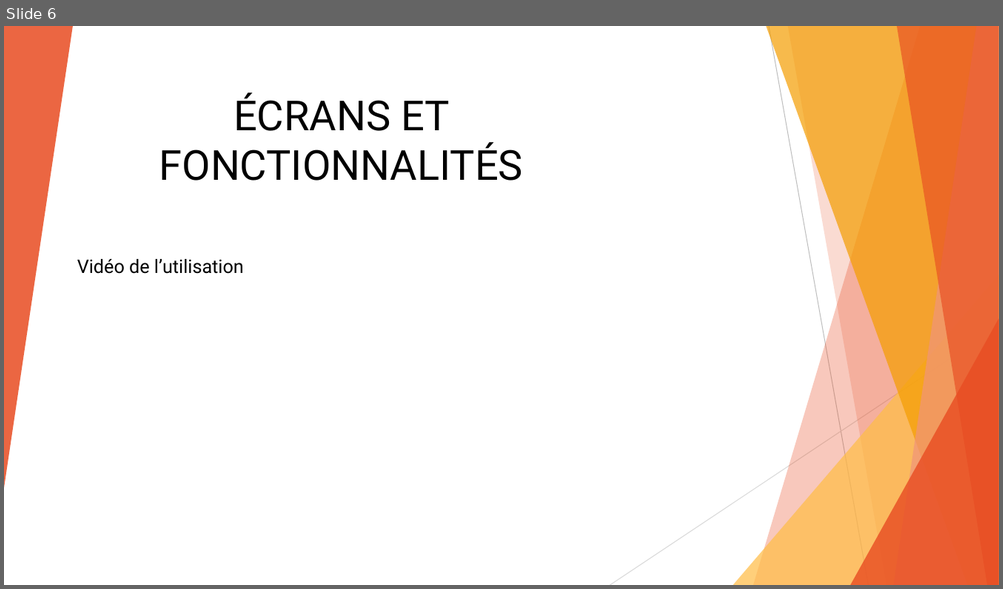
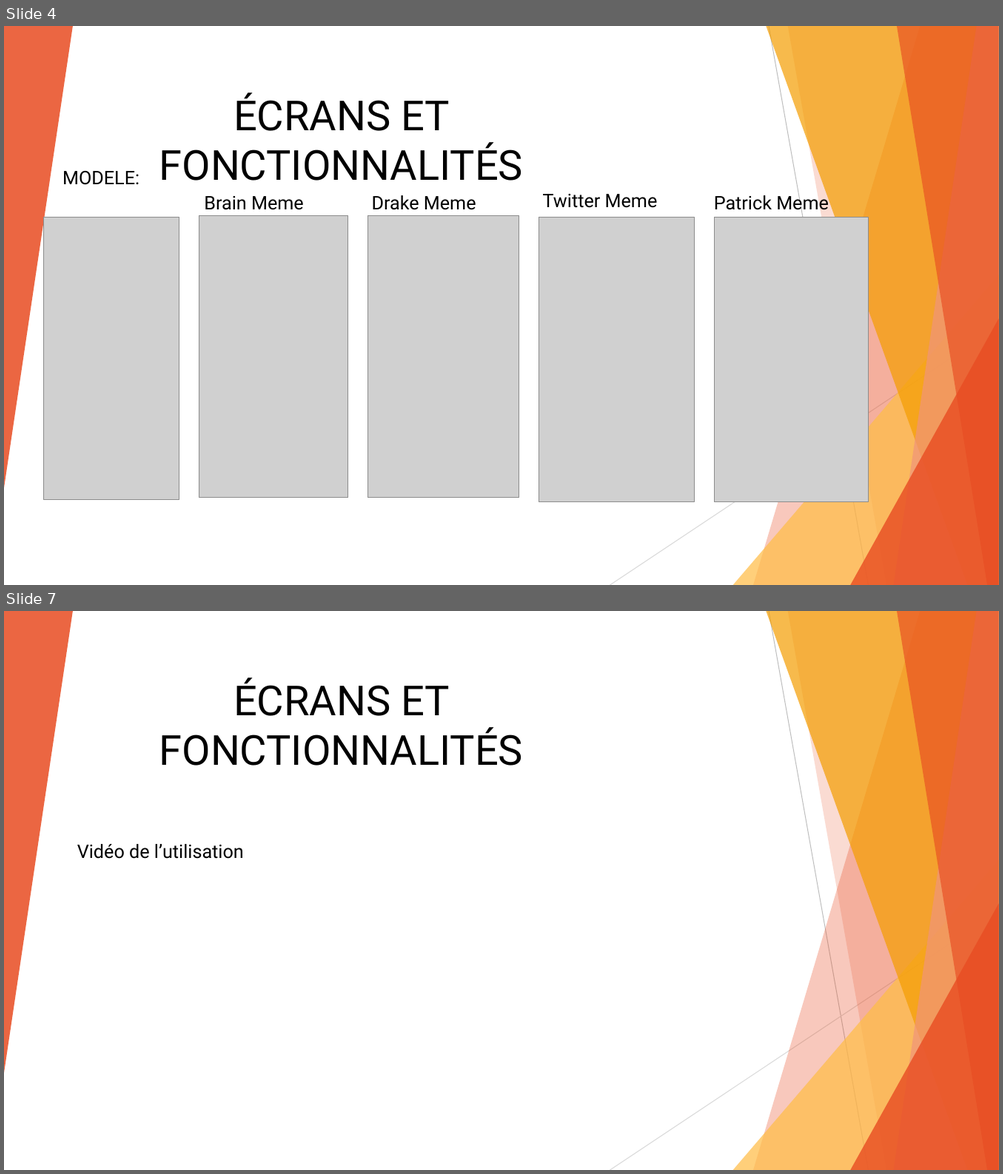
Before and after one commit to prooli22/MemesPasGame, a slide deck: Présentation PP.pptx. Shown one above the other, each under a label of ours: slide 6 before the commit, slides 4 and 7 after it; the slides between them are not shown. The pictures are 1003x589 and 1003x1174 pixels, drawn with LibreOffice and Linux fonts; fonts in the diff are those of the drawing; grey boxes stand for pictures. Boxes give left, top, right and bottom in pixels: in the first picture for what was removed or moved away, otherwise in the second. Text is boxed around its words. In the diff, an @@ line names an element or a change of style, - is before the commit and + after.

```diff
--- a/Présentation PP.pptx
+++ b/Présentation PP.pptx
@@ slide 4 added at bbox=[4, 26, 999, 585], background #FFFFFF; not listed: 10 template elements that a slide beside it also shows @@
@@ text added at bbox=[159, 93, 523, 181], 40 pt, text #000000 @@
+ÉCRANS ET FONCTIONNALITÉS
@@ text added at bbox=[62, 171, 139, 185], 18 pt, text #000000 @@
+MODELE:
@@ text added at bbox=[204, 196, 304, 210], 18 pt, text #000000 @@
+Brain Meme
@@ text added at bbox=[372, 195, 476, 210], 18 pt, text #000000 @@
+Drake Meme
@@ text added at bbox=[543, 194, 657, 208], 18 pt, text #000000 @@
+Twitter Meme
@@ text added at bbox=[714, 192, 828, 214], 18 pt, text #000000 @@
+Patrick Meme
@@ picture added at bbox=[43, 218, 179, 500] @@
@@ picture added at bbox=[199, 215, 348, 497] @@
@@ picture added at bbox=[368, 215, 519, 497] @@
@@ picture added at bbox=[539, 218, 694, 503] @@
@@ picture added at bbox=[714, 218, 868, 503] @@
@@ what was slide 6 is now slide 7 @@
```
Also in this commit, not shown: 11 slides changed, 6 other files.
